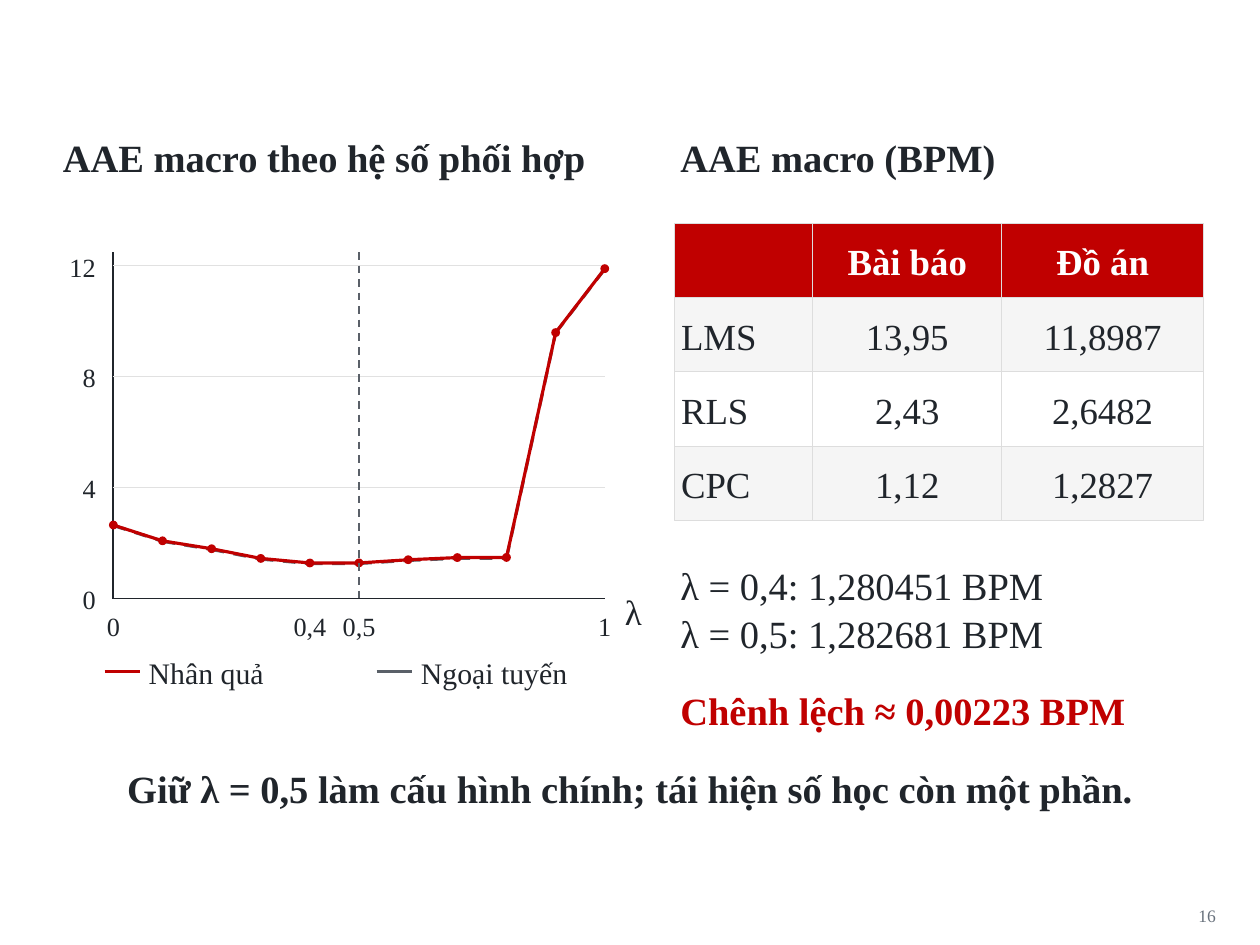
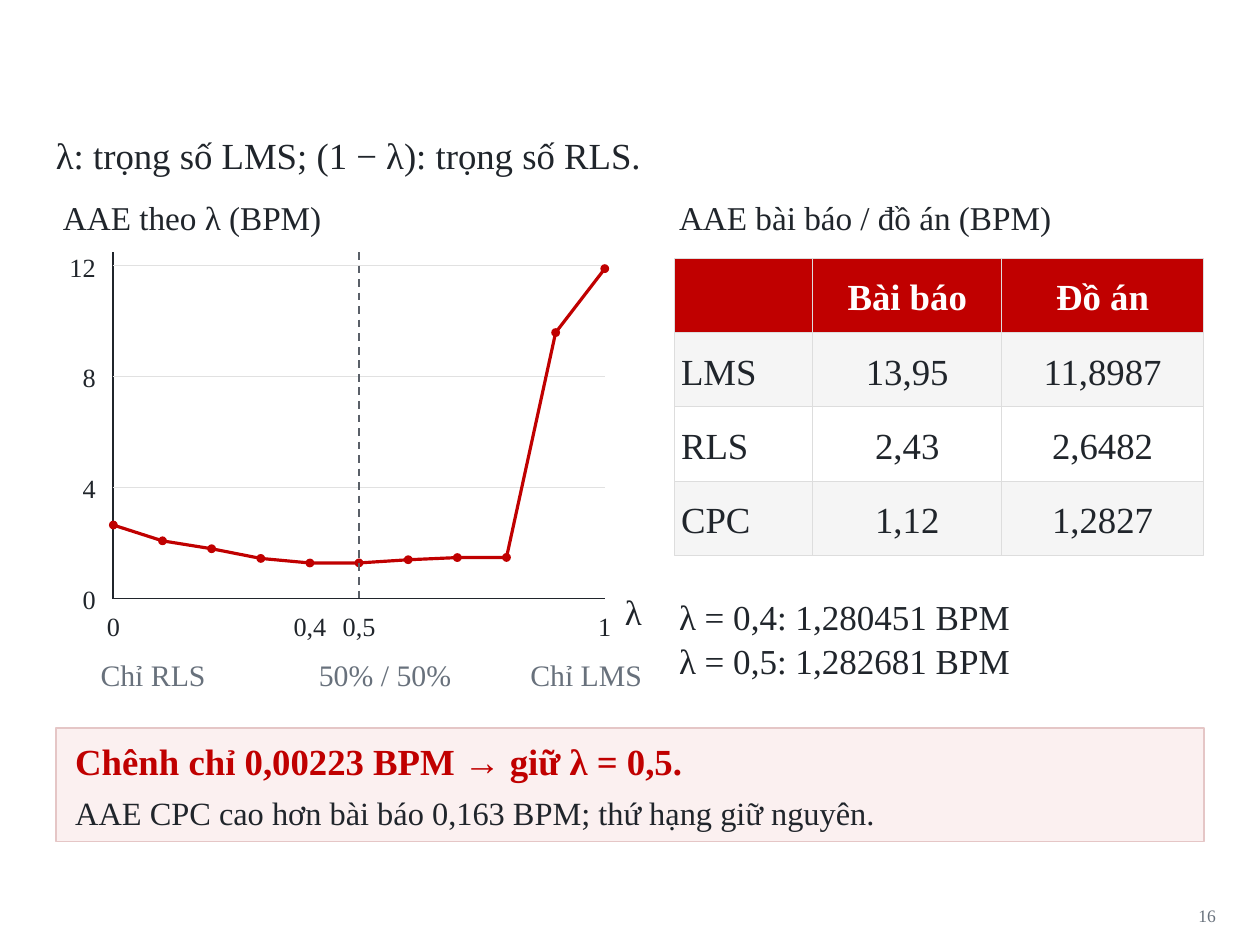
Before and after one commit to Vutu2003/ppg_adaptive_filter, a slide deck: slide 16 of reports/final/Bao_ve_mon_hoc_CPC_PPG_LMS_RLS.pptx. Drawn at 1260x945 pixels with LibreOffice and Linux fonts; fonts in the diff are those of the drawing; background and template pictures are left out. Boxes give left, top, right and bottom in pixels: in the first picture for what was removed or moved away, otherwise in the second. Text is boxed around its words. In the diff, an @@ line names an element or a change of style, - is before the commit and + after.

```diff
--- a/reports/final/Bao_ve_mon_hoc_CPC_PPG_LMS_RLS.pptx
+++ b/reports/final/Bao_ve_mon_hoc_CPC_PPG_LMS_RLS.pptx
@@ text added at [56, 142, 641, 177], 21 pt, text #20252B @@
+λ: trọng số LMS; (1 − λ): trọng số RLS.
@@ text at [63, 206, 321, 237]: text changed; size 22 to 19 pt; bold off @@
-AAE macro theo hệ số phối hợp
+AAE theo λ (BPM)
@@ text at [679, 206, 1051, 237]: text changed; size 22 to 19 pt; bold off @@
-AAE macro (BPM)
+AAE bài báo / đồ án (BPM)
@@ line removed from (556, 333) to (605, 270) @@
@@ line removed from (507, 558) to (556, 333) @@
@@ 12 rectangles, 11 texts: place and size @@
-12 rectangles, 11 texts at [674, 223, 1203, 520]
+12 rectangles, 11 texts at [674, 258, 1203, 556]
@@ line removed from (113, 525) to (163, 542) @@
@@ line removed from (163, 542) to (212, 549) @@
@@ line removed from (212, 549) to (261, 559) @@
@@ line removed from (261, 559) to (310, 563) @@
@@ line removed from (310, 563) to (359, 563) @@
@@ line removed from (359, 563) to (408, 561) @@
@@ line removed from (408, 561) to (457, 558) @@
@@ line removed from (457, 558) to (507, 558) @@
@@ text "λ = 0,4: 1,280451 BPM": place and size @@
-text "λ = 0,4: 1,280451 BPM" at [680, 573, 1043, 654]
+text "λ = 0,4: 1,280451 BPM" at [679, 605, 1010, 680]
@@ text "λ = 0,4: 1,280451 BPM" at [679, 605, 1010, 680]: size 22 to 20 pt; line spacing 1.04 to 1.07 @@
@@ text added at [101, 665, 206, 687], 17 pt, text #68717C @@
+Chỉ RLS
@@ line removed from (105, 672) to (140, 672) @@
@@ text removed at [149, 663, 264, 690] @@
-Nhân quả
@@ text added at [319, 666, 452, 687], 17 pt, text #68717C @@
+50% / 50%
@@ line removed from (377, 672) to (412, 672) @@
@@ text removed at [421, 662, 567, 690] @@
-Ngoại tuyến
@@ text added at [530, 665, 642, 687], 17 pt, text #68717C @@
+Chỉ LMS
@@ text removed at [680, 698, 1125, 733] @@
-Chênh lệch ≈ 0,00223 BPM
@@ rectangle added at [55, 728, 1203, 842], fill #FBF0F0, outline #E5C6C6 0.7 pt @@
@@ text at [75, 749, 682, 783]: text changed; size 22 to 21 pt; text colour #20252B to #C00000 @@
-Giữ λ = 0,5 làm cấu hình chính; tái hiện số học còn một phần.
+Chênh chỉ 0,00223 BPM → giữ λ = 0,5.
@@ text added at [75, 802, 874, 832], 18.5 pt, text #20252B @@
+AAE CPC cao hơn bài báo 0,163 BPM; thứ hạng giữ nguyên.
```
Also in this commit, not shown: 11 other slides changed, 2 slides added, 2 slides removed, 6 other files.
